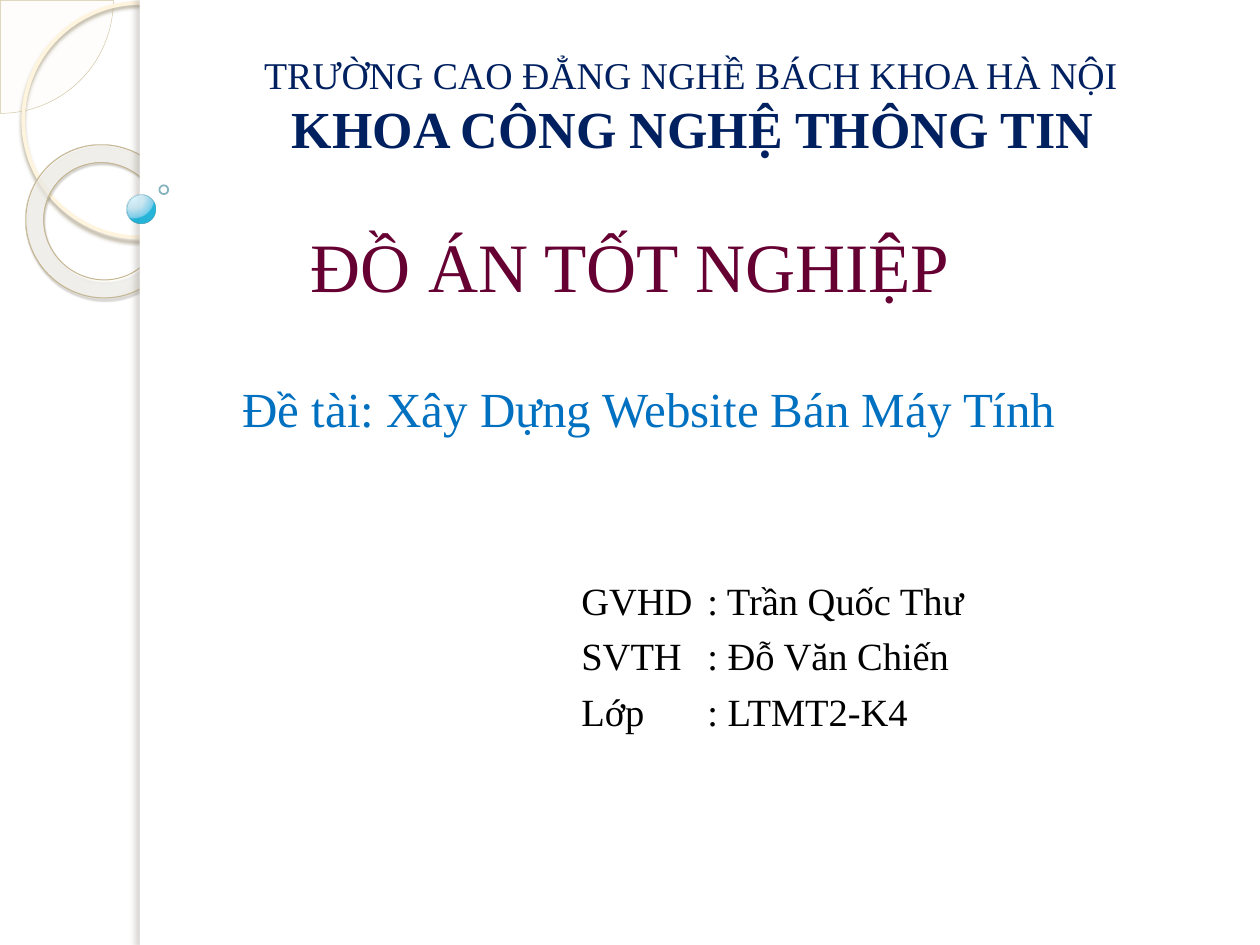
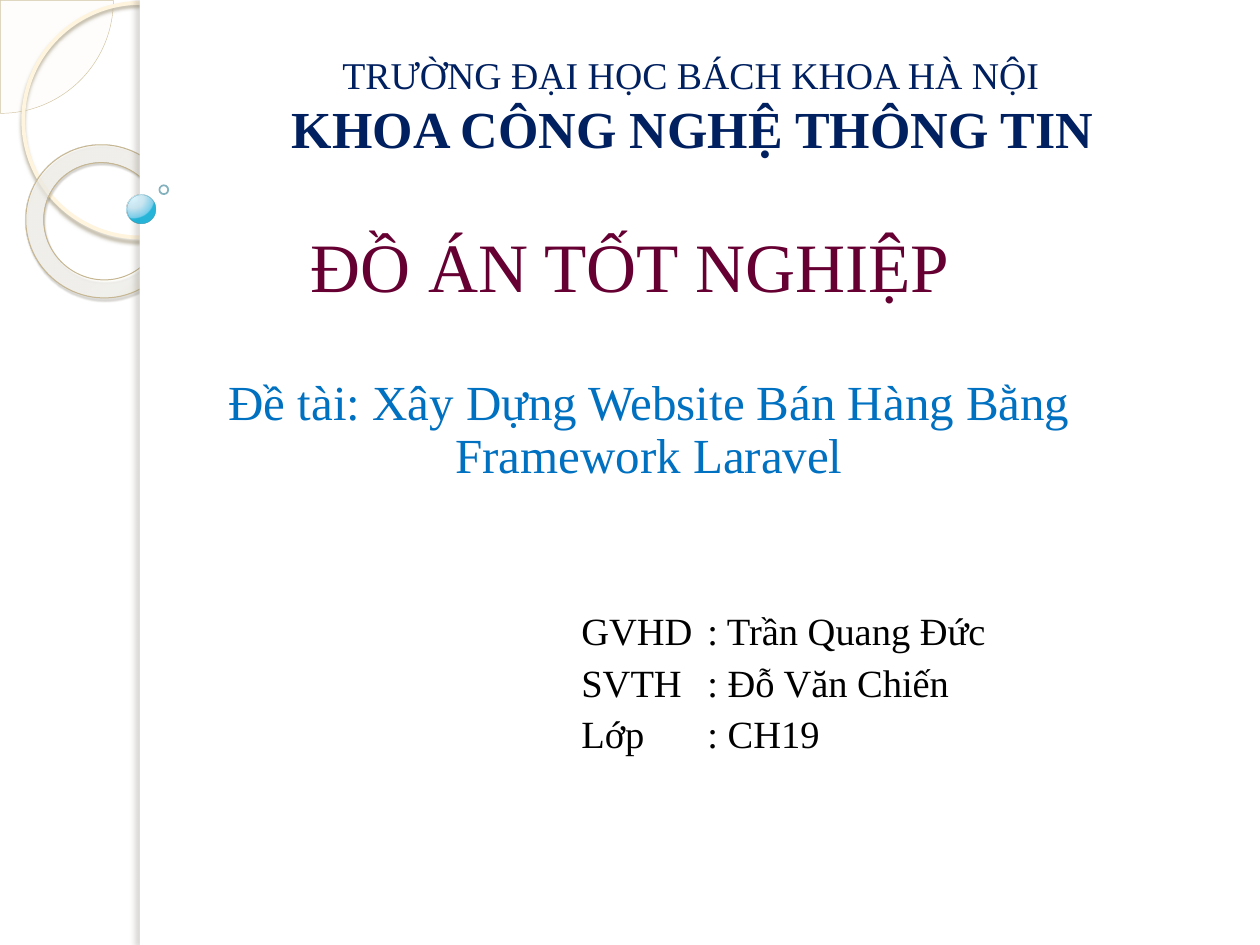
Before and after one commit to chiendv1992/webbanhang, a slide deck: slide 1 of bc/slide bv.pptx. Drawn at 1260x945 pixels with LibreOffice and Linux fonts; fonts in the diff are those of the drawing; background and template pictures are left out. Boxes give left, top, right and bottom in pixels: in the first picture for what was removed or moved away, otherwise in the second. Text is boxed around its words. In the diff, an @@ line names an element or a change of style, - is before the commit and + after.

```diff
--- a/bc/slide bv.pptx
+++ b/bc/slide bv.pptx
@@ title at box(292, 60, 1093, 304): text changed @@
-TRƯỜNG CAO ĐẲNG NGHỀ BÁCH KHOA HÀ NỘI
-KHOA CÔNG NGHỆ THÔNG TIN
-ĐỒ ÁN TỐT NGHIỆP
+TRƯỜNG ĐẠI HỌC BÁCH KHOA HÀ NỘI
+KHOA CÔNG NGHỆ THÔNG TIN
+ĐỒ ÁN TỐT NGHIỆP
@@ subtitle at box(228, 384, 1069, 654): text changed @@
-Đề tài: Xây Dựng Website Bán Máy Tính
-  GVHD : Trần Quốc Thư
+Đề tài: Xây Dựng Website Bán Hàng Bằng Framework Laravel
+  GVHD : Trần Quang Đức
@@ subtitle at box(581, 668, 949, 698): line spacing 1 to 0.9 @@
@@ subtitle at box(581, 721, 820, 756): text changed @@
-  Lớp : LTMT2-K4
+  Lớp : CH19
```
Also in this commit, not shown: 17 other files.
